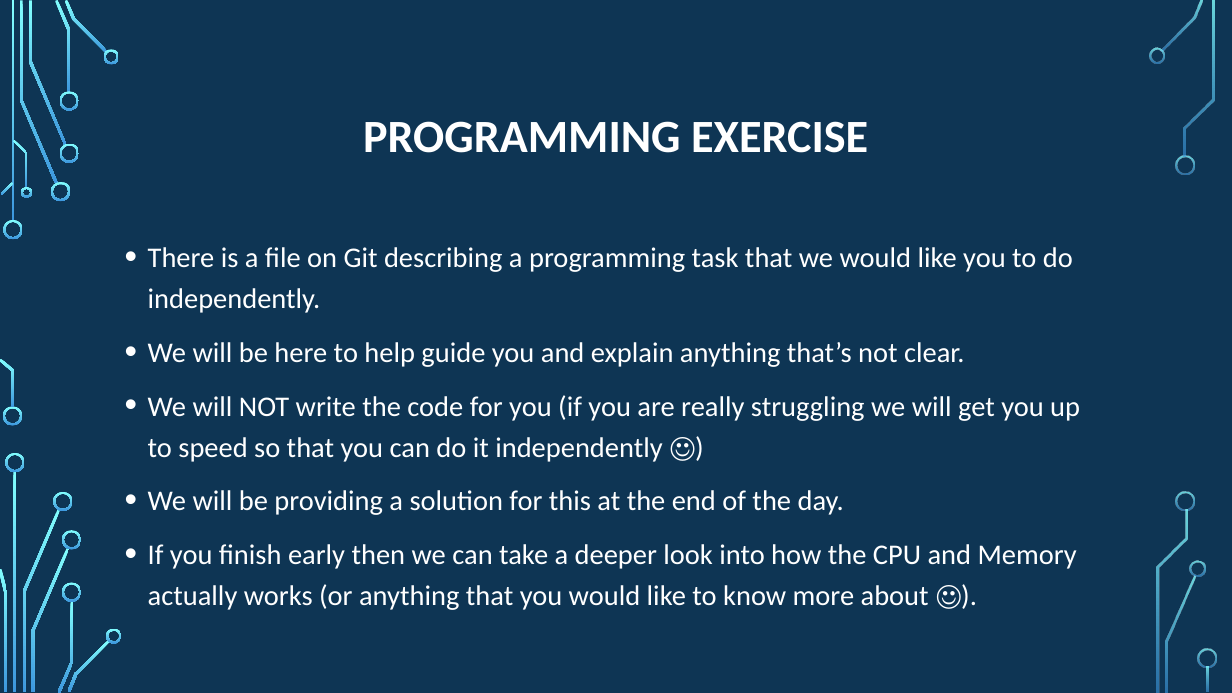
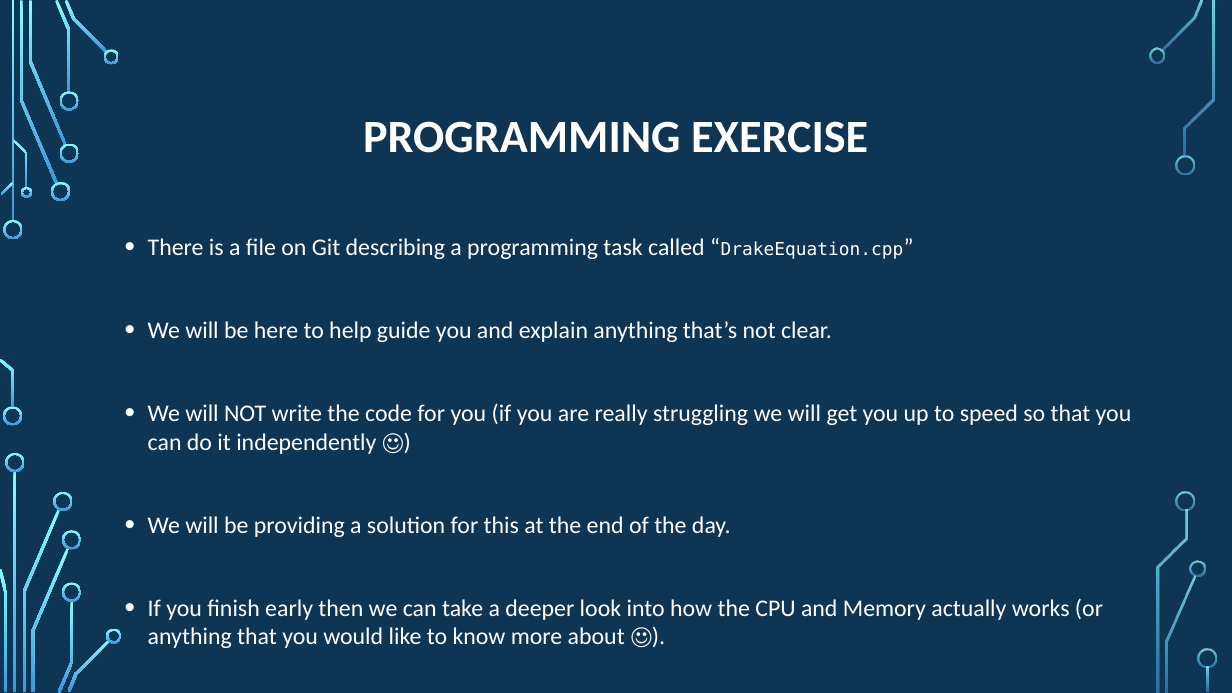
Before and after one commit to psypdt/ZIS_C-_Summer_Course_2019, a slide deck: slide 48 of Day_2/Day_2.pptx. Drawn at 1232x693 pixels with LibreOffice and Linux fonts; fonts in the diff are those of the drawing; background and template pictures are left out. Boxes give left, top, right and bottom in pixels: in the first picture for what was removed or moved away, otherwise in the second. Text is boxed around its words. In the diff, an @@ line names an element or a change of style, - is before the commit and + after.

```diff
--- a/Day_2/Day_2.pptx
+++ b/Day_2/Day_2.pptx
@@ text at bbox=[148, 238, 904, 259]: text changed; size 22.2 to 18.6 pt @@
-• There is a file on Git describing a programming task that we would like you to do independently.
+• There is a file on Git describing a programming task called “DrakeEquation.cpp”
@@ text at bbox=[148, 321, 1132, 648]: size 22.2 to 18.6 pt in "We will be here to help guide ...", "We will NOT write the code for ...", "We will be providing a solution for ...", "If you finish early then we can ..."; line spacing 1.2 to 1 @@
```
Also in this commit, not shown: 17 other slides changed.
